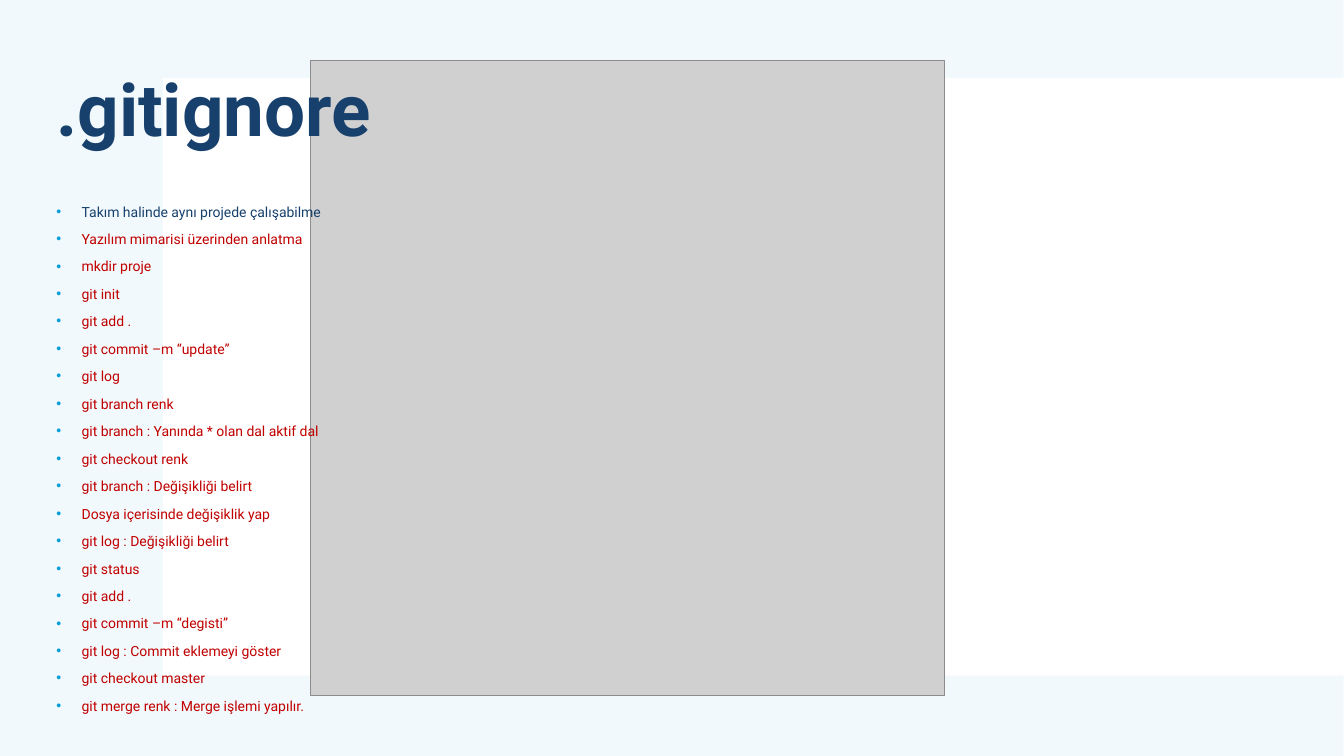
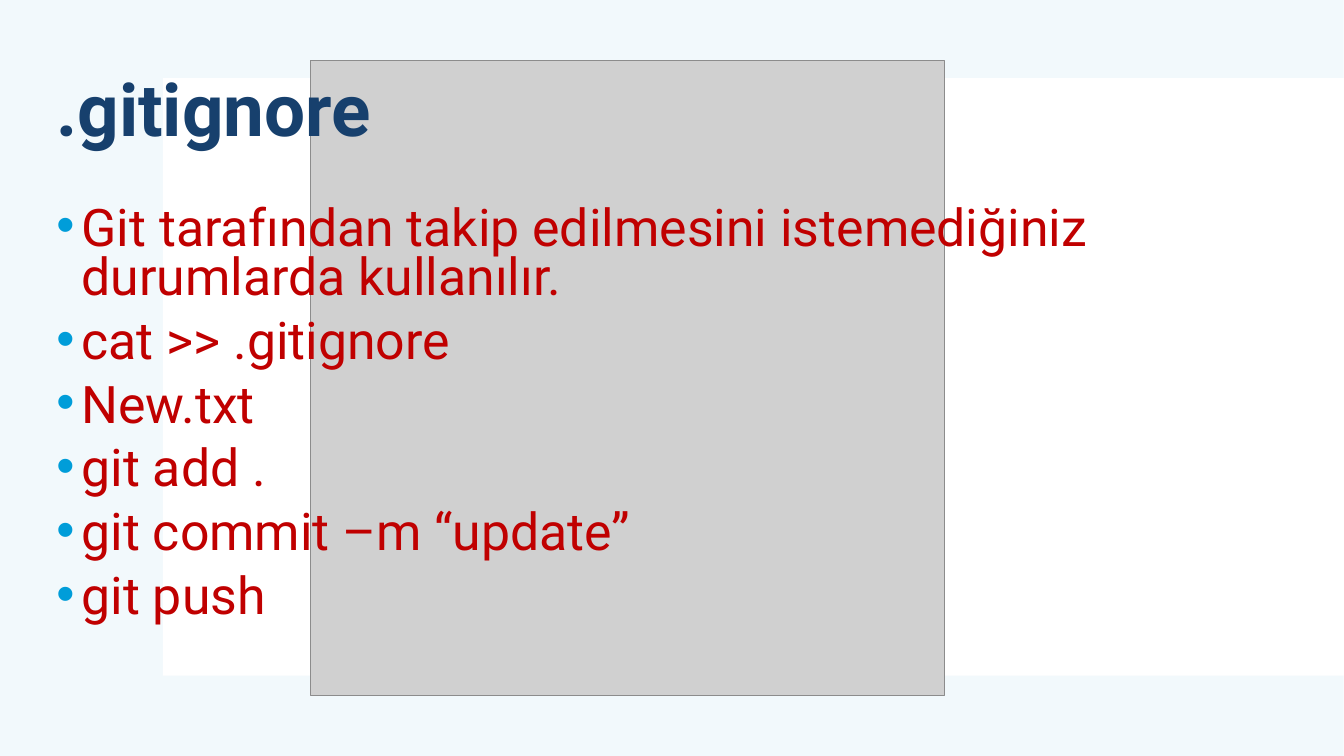
Before and after one commit to mehmetsungur/GitGithub, a slide deck: slide 15 of GitGithub.pptx. Drawn at 1344x756 pixels with LibreOffice and Linux fonts; fonts in the diff are those of the drawing; grey boxes stand for pictures. Boxes give left, top, right and bottom in pixels: in the first picture for what was removed or moved away, otherwise in the second. Text is boxed around its words. In the diff, an @@ line names an element or a change of style, - is before the commit and + after.

Commit message:
update

```diff
--- a/GitGithub.pptx
+++ b/GitGithub.pptx
@@ text at [82, 198, 1087, 424]: text changed; size 10 to 37 pt @@
-• Takım halinde aynı projede çalışabilme
-• Yazılım mimarisi üzerinden anlatma
-• mkdir proje
-• git init
+• Git tarafından takip edilmesini istemediğiniz durumlarda kullanılır.
+• cat >> .gitignore
+• New.txt
@@ text at [82, 447, 631, 562]: size 10 to 37 pt in "git add .", "git commit –m “update”" @@
@@ text at [82, 575, 266, 625]: text changed; size 10 to 37 pt @@
-• git log
-• git branch renk
-• git branch : Yanında * olan dal aktif dal
-• git checkout renk
-• git branch : Değişikliği belirt
-• Dosya içerisinde değişiklik yap
-• git log : Değişikliği belirt
-• git status
-• git add .
-• git commit –m “degisti”
-• git log : Commit eklemeyi göster
-• git checkout master
-• git merge renk : Merge işlemi yapılır.
+• git push
```
